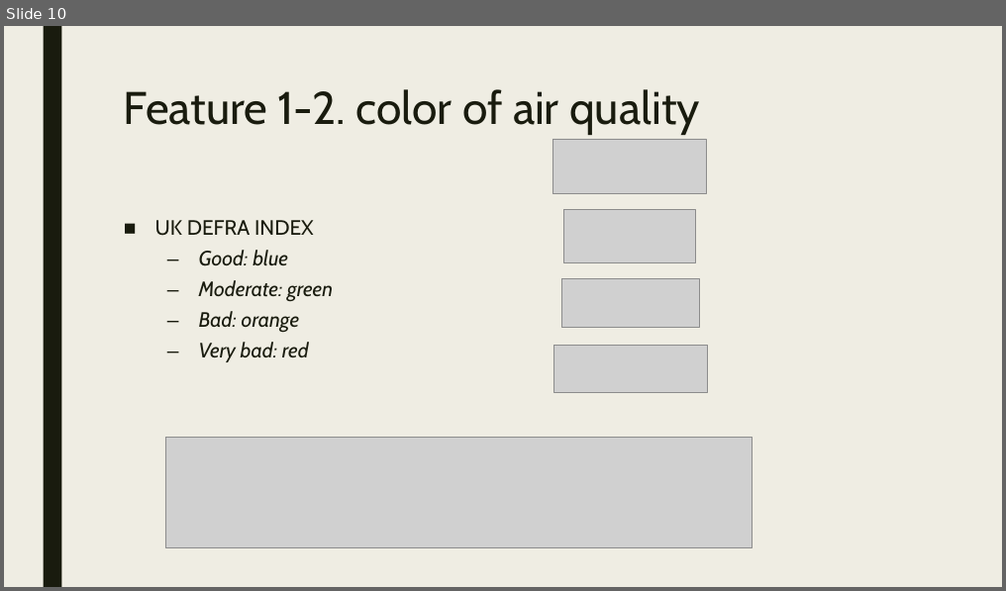
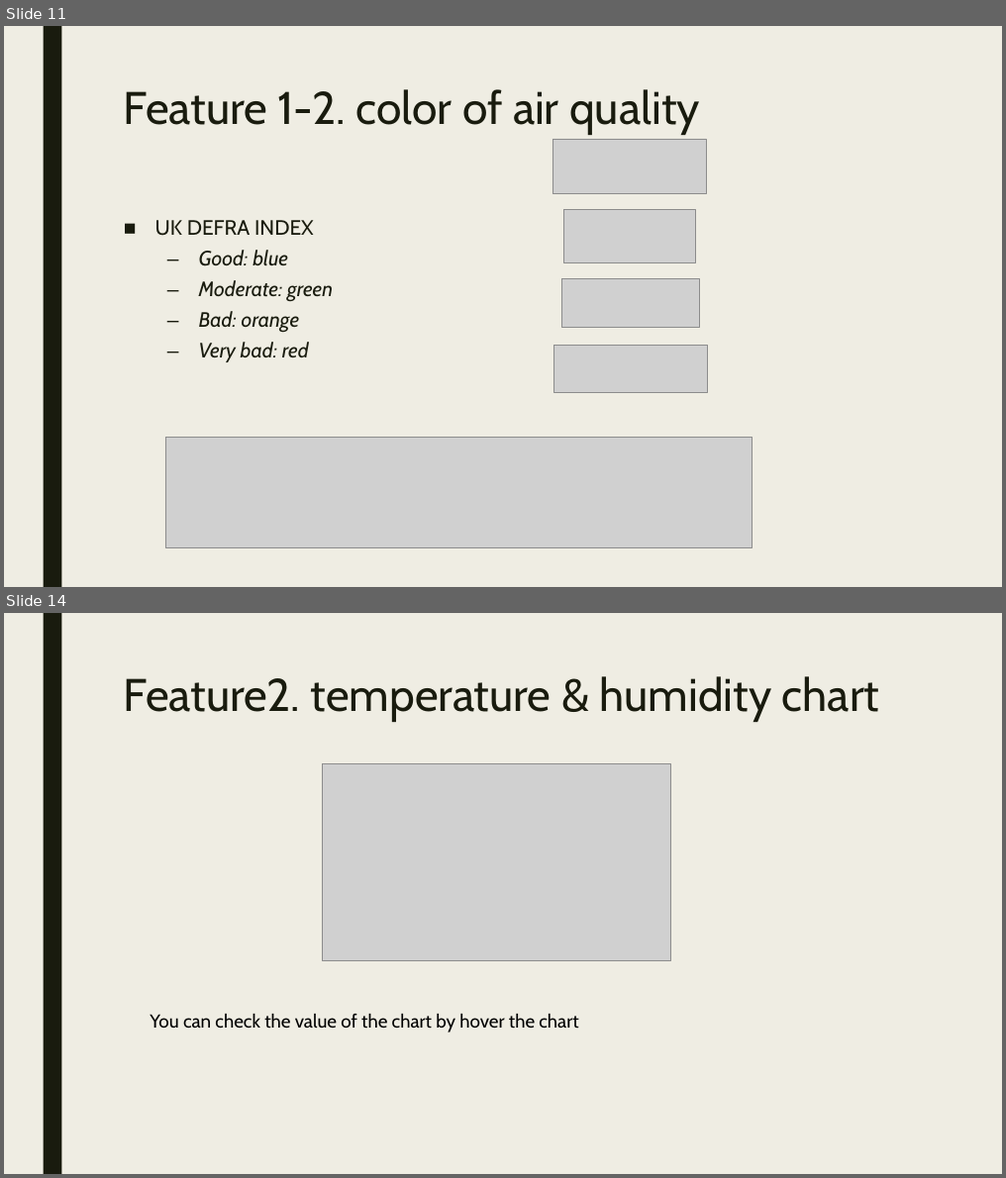
Before and after one commit to minchoCoin/air-quality-dashboard, a slide deck: presentation.pptx. Shown one above the other, each under a label of ours: slide 10 before the commit, slides 11 and 14 after it; the slides between them are not shown. The pictures are 1006x591 and 1006x1178 pixels, drawn with LibreOffice and Linux fonts; fonts in the diff are those of the drawing; grey boxes stand for pictures. Boxes give left, top, right and bottom in pixels: in the first picture for what was removed or moved away, otherwise in the second. Text is boxed around its words. In the diff, an @@ line names an element or a change of style, - is before the commit and + after.

```diff
--- a/presentation.pptx
+++ b/presentation.pptx
@@ slide 14 added at [4, 613, 1002, 1174], background #EFEDE3; not listed: 1 template element that a slide beside it also shows @@
@@ title added at [124, 676, 880, 722], 44 pt, text #191B0E @@
+Feature2. temperature & humidity chart
@@ picture added at [322, 764, 671, 961] @@
@@ text added at [150, 1013, 578, 1033], 18 pt, text #000000 @@
+You can check the value of the chart by hover the chart
@@ what was slide 10 is now slide 11 @@
```
Also in this commit, not shown: 4 slides changed, 3 other slides added, 1 slide removed, 1 other file.
